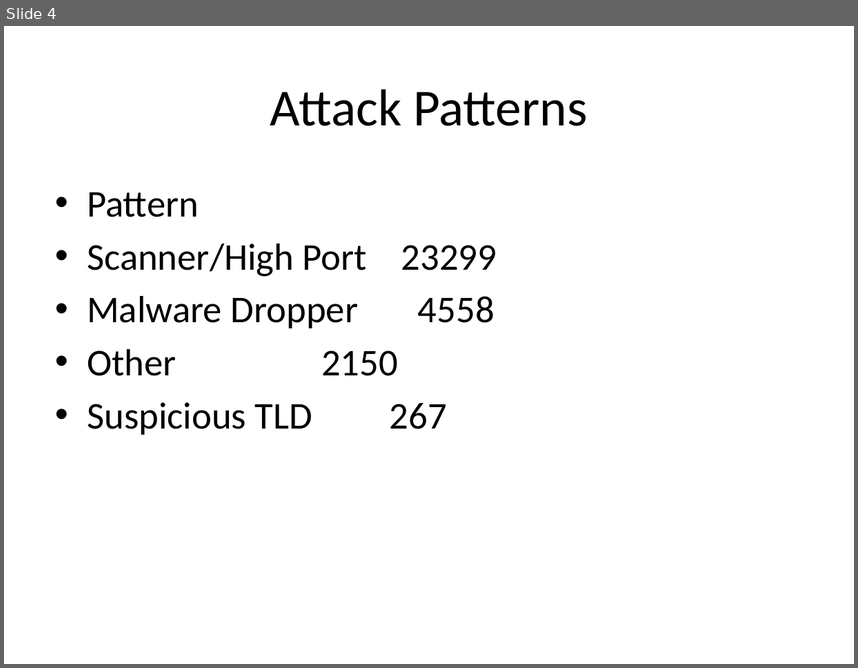
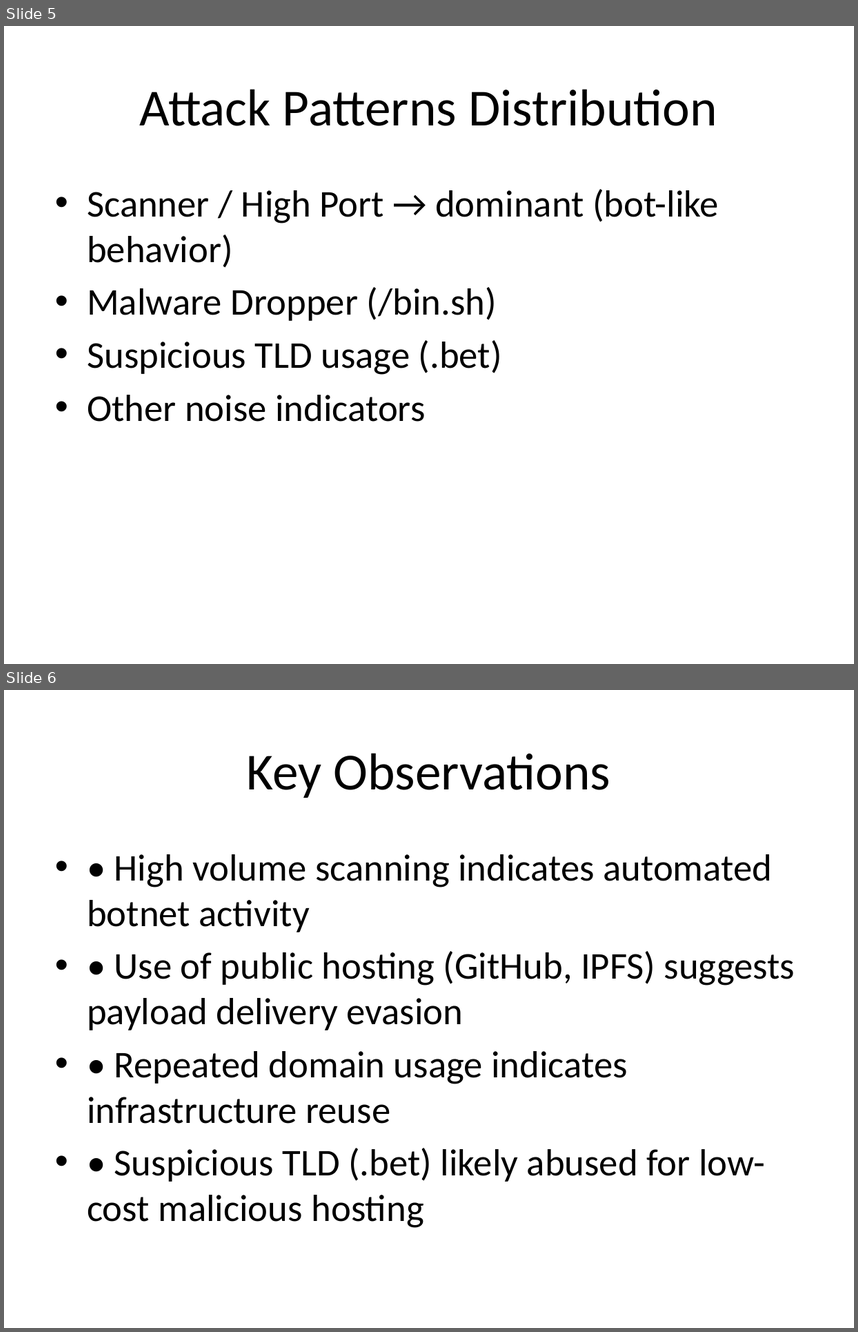
Before and after one commit to airlangga2403/tech-test-zentara, a slide deck: windows-x64/detect-eng-technical-test-windows-x64/threat-intel/Airlangga_ThreatIntel_Report_March2026.pptx. Shown one above the other, each under a label of ours: slide 4 before the commit, slides 5 and 6 after it. The pictures are 858x668 and 858x1332 pixels, drawn with LibreOffice and Linux fonts; fonts in the diff are those of the drawing. Boxes give left, top, right and bottom in pixels: in the first picture for what was removed or moved away, otherwise in the second. Text is boxed around its words. In the diff, an @@ line names an element or a change of style, - is before the commit and + after.

```diff
--- a/windows-x64/detect-eng-technical-test-windows-x64/threat-intel/Airlangga_ThreatIntel_Report_March2026.pptx
+++ b/windows-x64/detect-eng-technical-test-windows-x64/threat-intel/Airlangga_ThreatIntel_Report_March2026.pptx
@@ slide 6 added at bbox=[4, 690, 854, 1328], background #FFFFFF @@
@@ title added at bbox=[247, 753, 611, 798], 44 pt, text #000000 @@
+Key Observations
@@ text added at bbox=[87, 854, 795, 1228], 32 pt, text #000000 @@
+• • High volume scanning indicates automated botnet activity
+• • Use of public hosting (GitHub, IPFS) suggests payload delivery evasion
+• • Repeated domain usage indicates infrastructure reuse
+• • Suspicious TLD (.bet) likely abused for low-cost malicious hosting
@@ what was slide 4 is now slide 5 @@
@@ slide 5 changed as well @@
@@ title at bbox=[139, 89, 717, 126]: text changed @@
-Attack Patterns
+Attack Patterns Distribution
@@ text at bbox=[87, 189, 719, 421]: text changed @@
-• Pattern
-• Scanner/High Port 23299
-• Malware Dropper 4558
-• Other 2150
-• Suspicious TLD 267
+• Scanner / High Port → dominant (bot-like behavior)
+• Malware Dropper (/bin.sh)
+• Suspicious TLD usage (.bet)
+• Other noise indicators
```
Also in this commit, not shown: 5 other slides changed, 2 other slides added, 1 slide removed, 1 other file.
